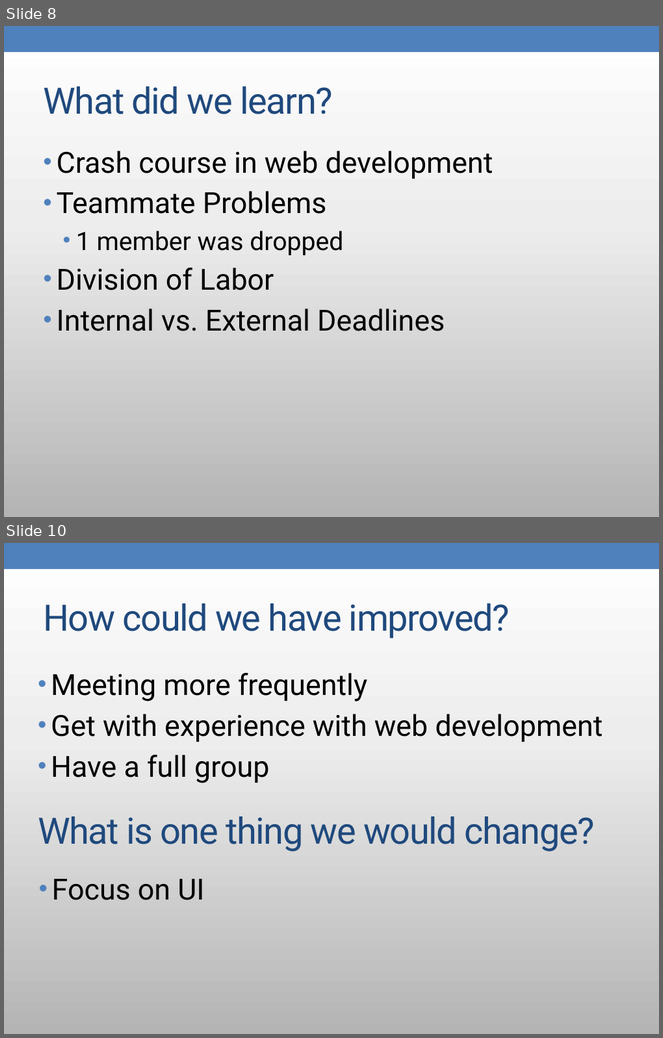
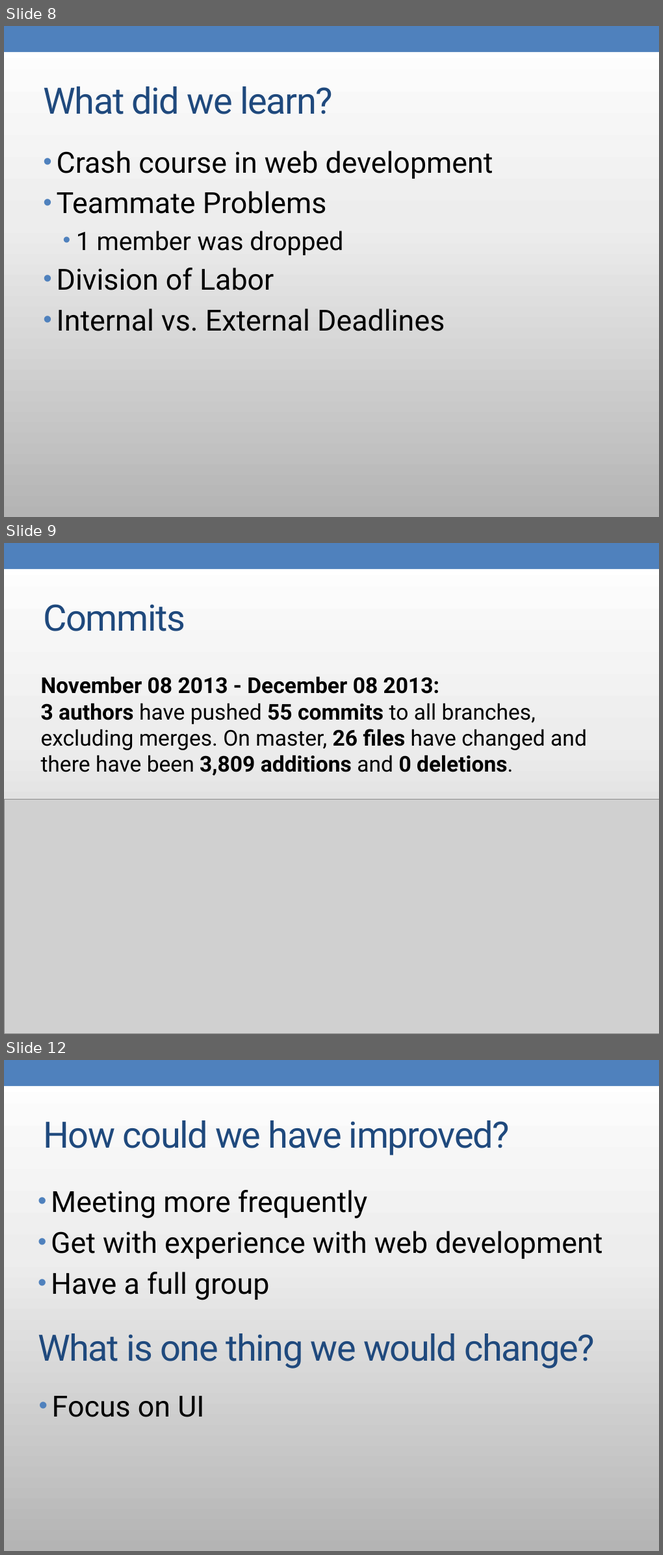
Before and after one commit to yotengo/MaverickApplicationsCorporation, a slide deck: doc/phase4/Mac reflection presentation.pptx. Shown one above the other, each under a label of ours: slides 8 and 10 before the commit, slides 8, 9 and 12 after it; the slides between them are not shown. The pictures are 663x1038 and 663x1555 pixels, drawn with LibreOffice and Linux fonts; fonts in the diff are those of the drawing; grey boxes stand for pictures. Boxes give left, top, right and bottom in pixels: in the first picture for what was removed or moved away, otherwise in the second. Text is boxed around its words. In the diff, an @@ line names an element or a change of style, - is before the commit and + after.

```diff
--- a/doc/phase4/Mac reflection presentation.pptx
+++ b/doc/phase4/Mac reflection presentation.pptx
@@ slide 9 added at (4,543,659,1034), background gradient #FFFFFF to #EEEEEE to #B4B4B4; not listed: 2 template elements that a slide beside it also shows @@
@@ title added at (43,604,185,631), 40 pt, text #1F497D @@
+Commits
@@ text added at (41,676,587,776), 24 pt, text #000000 @@
+November 08 2013 - December 08 2013:
+3 authors have pushed 55 commits to all branches, excluding merges. On master, 26 files have changed and there have been 3,809 additions and 0 deletions.
@@ picture added at (4,800,659,1034) @@
@@ what was slide 10 is now slide 12 @@
```
Also in this commit, not shown: 1 slide changed, 3 other slides added, 2 slides removed.
